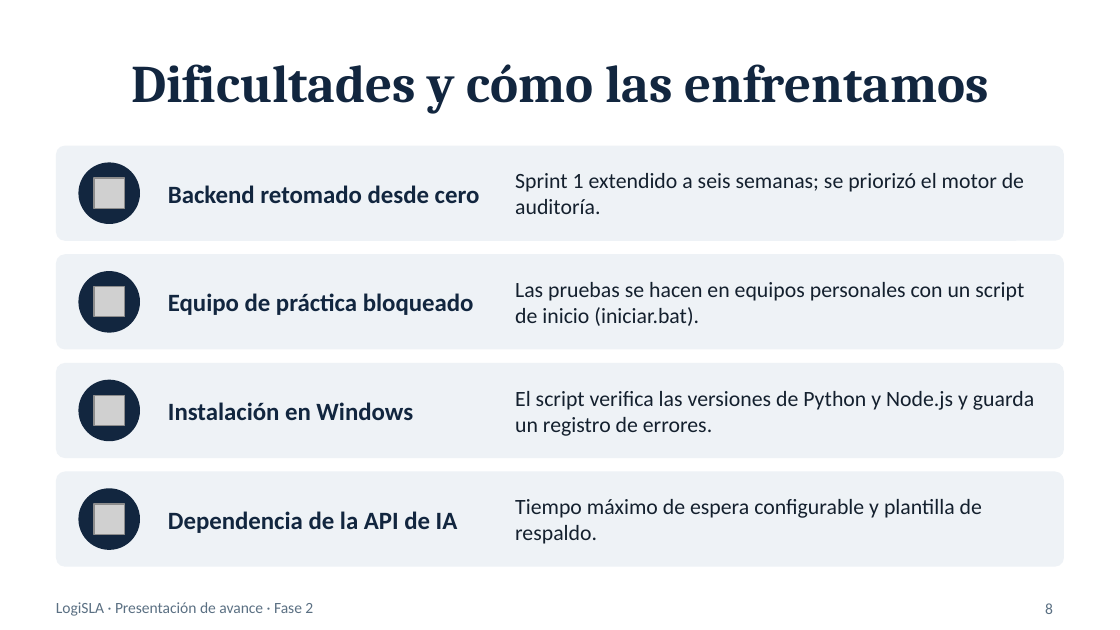
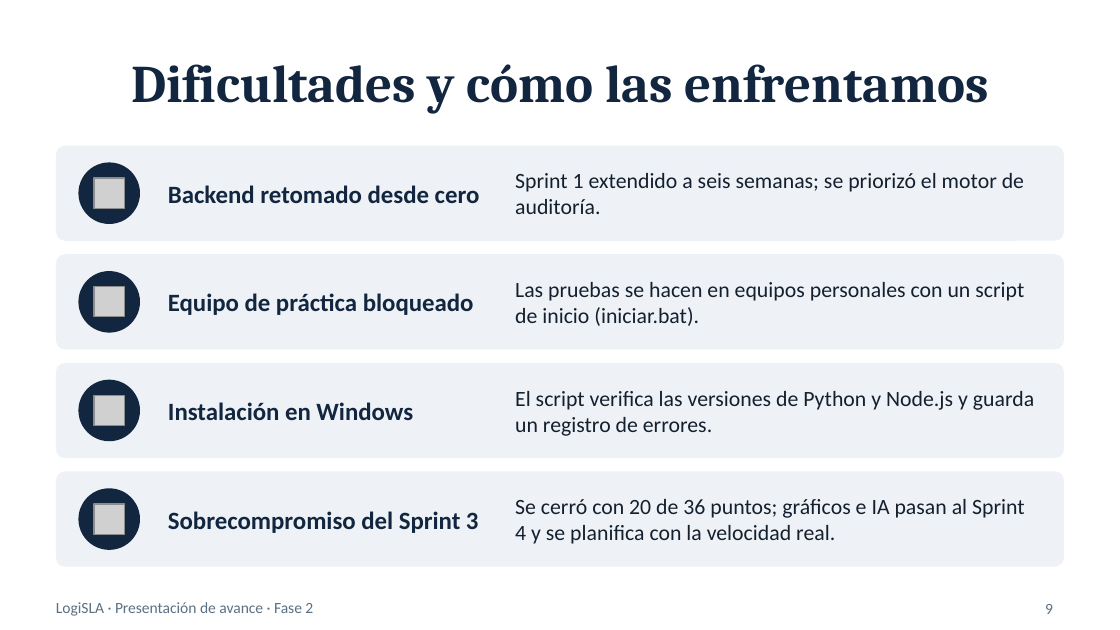
Before and after one commit to seba038duoc/LogiSLA_Capstone, a slide deck: slide 9 of Fase 2/Evidencias Proyecto/Presentación Proyecto.pptx (slide 8 before the commit). Drawn at 1120x630 pixels with LibreOffice and Linux fonts; fonts in the diff are those of the drawing; grey boxes stand for pictures. Boxes give left, top, right and bottom in pixels: in the first picture for what was removed or moved away, otherwise in the second. Text is boxed around its words. In the diff, an @@ line names an element or a change of style, - is before the commit and + after.

```diff
--- a/Fase 2/Evidencias Proyecto/Presentación Proyecto.pptx
+++ b/Fase 2/Evidencias Proyecto/Presentación Proyecto.pptx
@@ text at [515,499,1025,544]: text changed @@
-Tiempo máximo de espera configurable y plantilla de respaldo.
+Se cerró con 20 de 36 puntos; gráficos e IA pasan al Sprint 4 y se planifica con la velocidad real.
@@ text at [168,511,479,533]: text changed @@
-Dependencia de la API de IA
+Sobrecompromiso del Sprint 3
@@ page number at [1045,604,1053,614]: text changed @@
-8
+9
```
Also in this commit, not shown: 7 other slides changed, 1 slide added, 30 other files.
